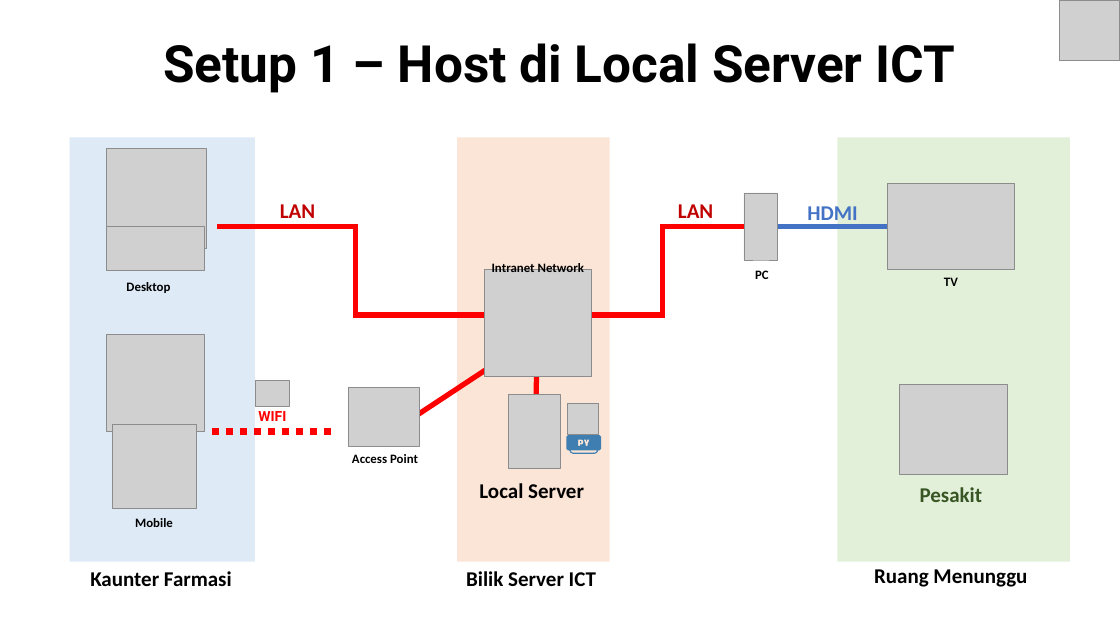
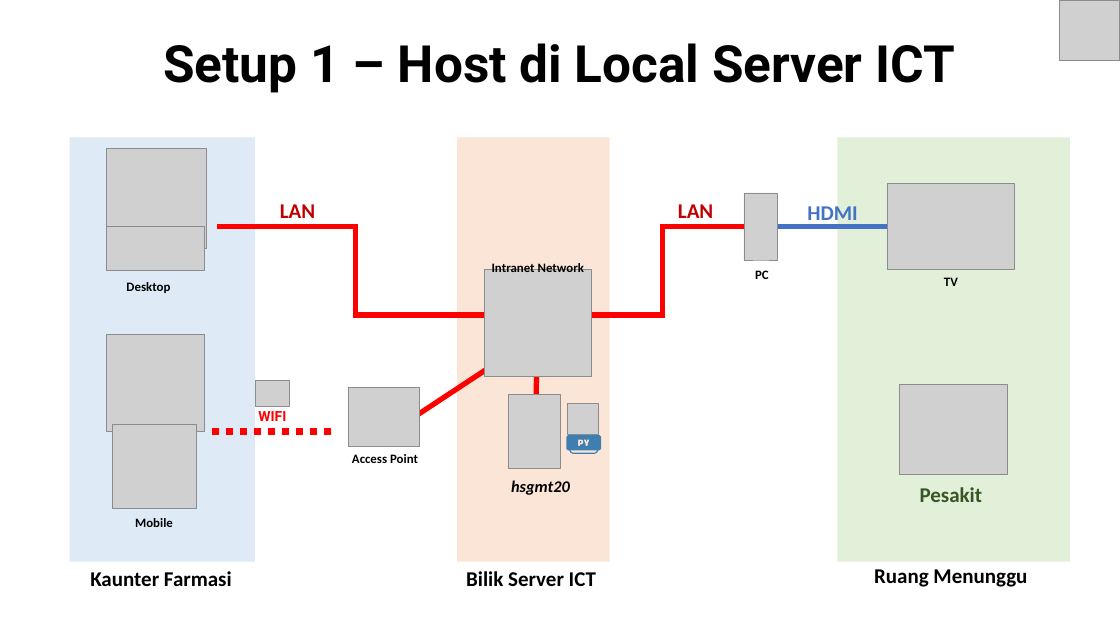
Before and after one commit to pfredz-hsgt/qms-opd, a slide deck: slide 6 of docs/qms-slide/QMS_Slide.pptx (slide 3 before the commit). Drawn at 1120x630 pixels with LibreOffice and Linux fonts; fonts in the diff are those of the drawing; grey boxes stand for pictures. Boxes give left, top, right and bottom in pixels: in the first picture for what was removed or moved away, otherwise in the second. Text is boxed around its words. In the diff, an @@ line names an element or a change of style, - is before the commit and + after.

```diff
--- a/docs/qms-slide/QMS_Slide.pptx
+++ b/docs/qms-slide/QMS_Slide.pptx
@@ text at [511,480,570,495]: text changed; size 18 to 14 pt; italic on @@
-Local Server
+hsgmt20
```
Also in this commit, not shown: 7 other slides changed, 5 slides added, 1 slide removed, 4 other files.
